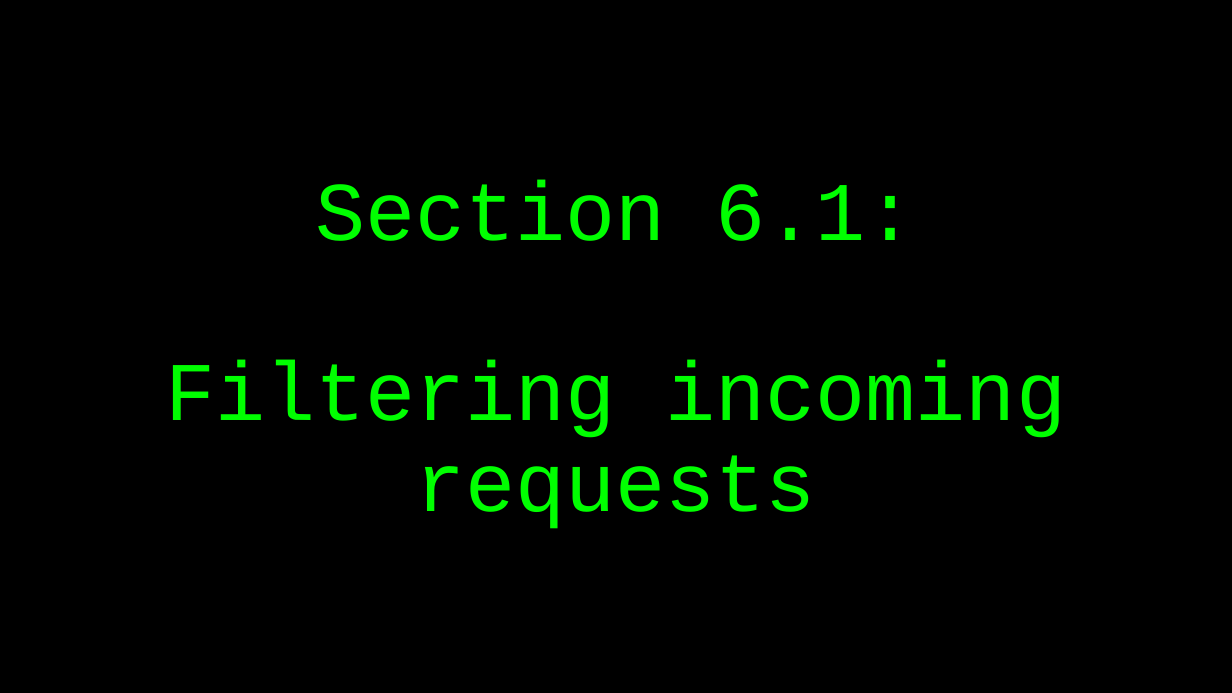
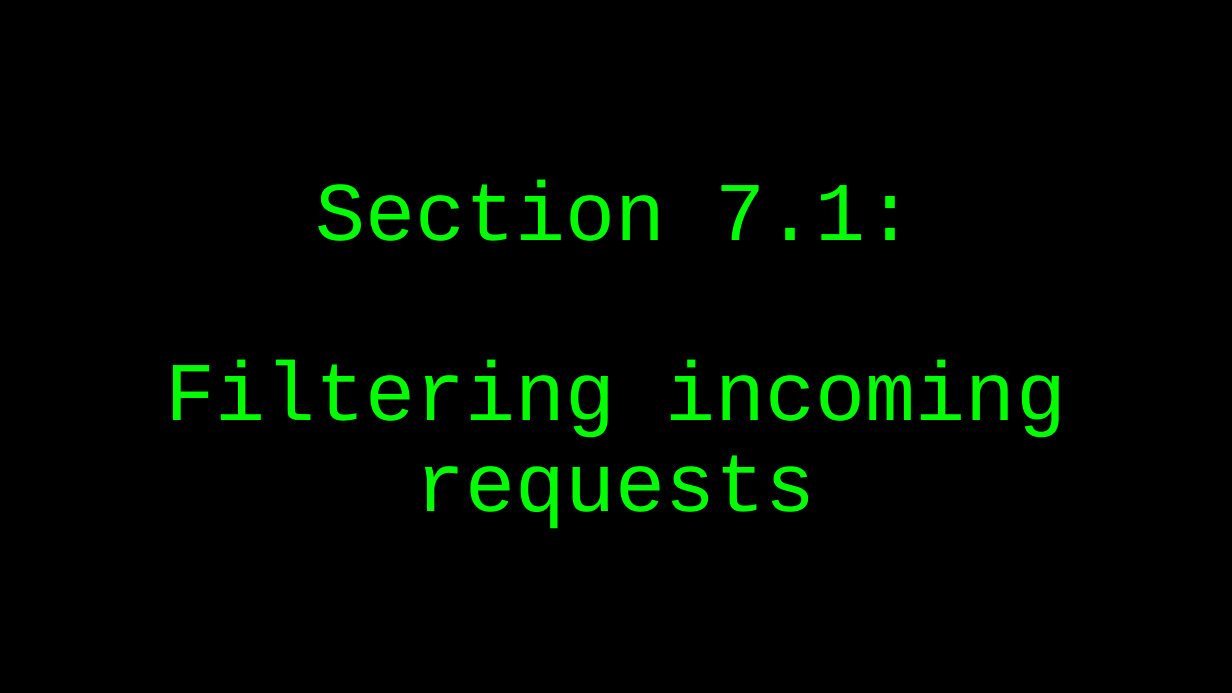
Before and after one commit to basdijkstra/wiremock-workshop, a slide deck: slide 65 of wiremock_workshop.pptx (slide 61 before the commit). Drawn at 1232x693 pixels with LibreOffice and Linux fonts; fonts in the diff are those of the drawing. Boxes give left, top, right and bottom in pixels: in the first picture for what was removed or moved away, otherwise in the second. Text is boxed around its words. In the diff, an @@ line names an element or a change of style, - is before the commit and + after.

```diff
--- a/wiremock_workshop.pptx
+++ b/wiremock_workshop.pptx
@@ title at <box>165,180,1066,529</box>: text changed @@
-Section 6.1:
-Filtering incoming requests
+Section 7.1:
+Filtering incoming requests
```
Also in this commit, not shown: 5 other slides changed, 4 slides added, 2 other files.
